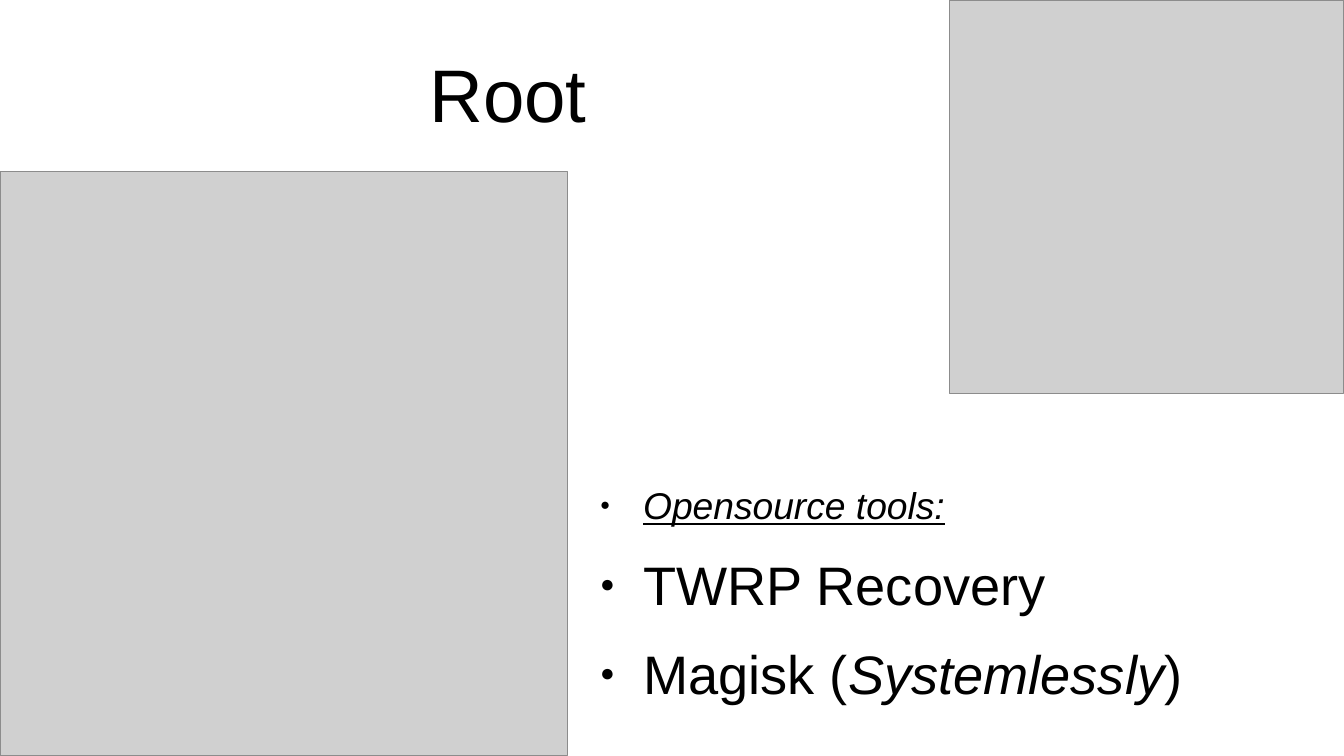
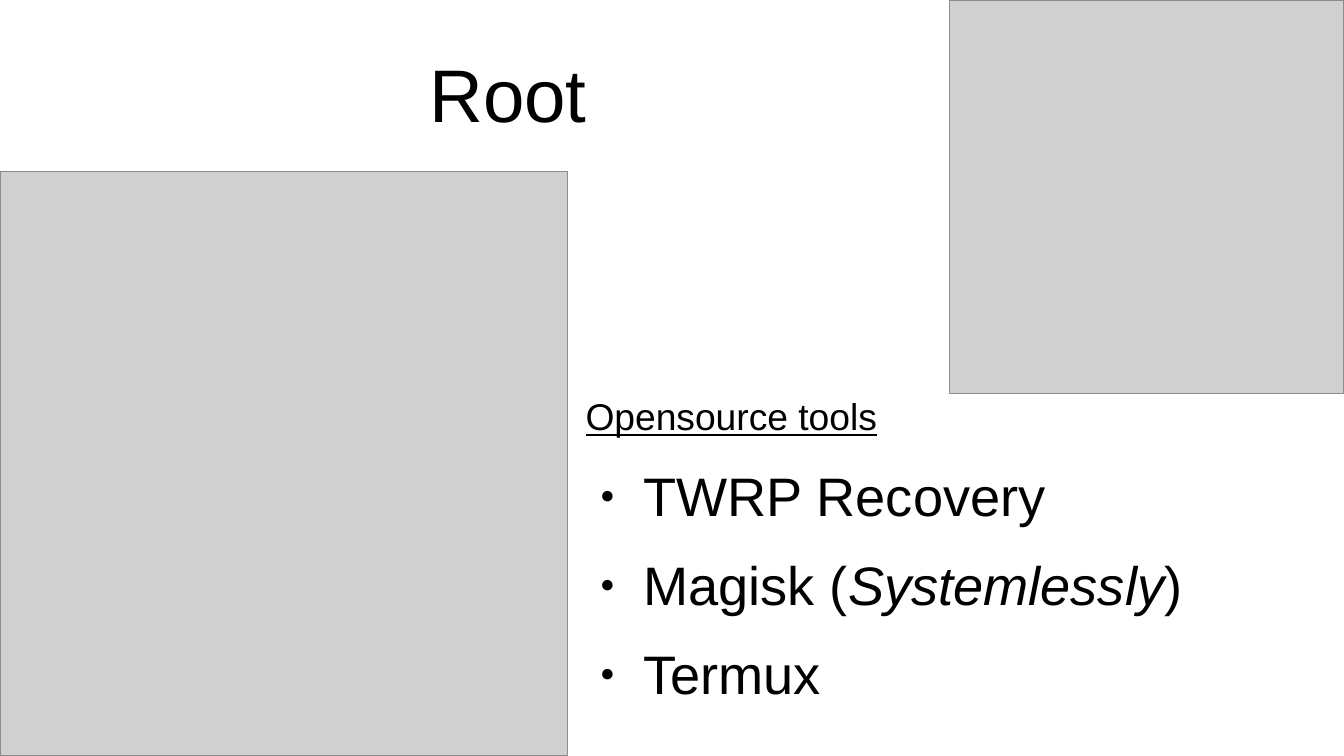
Before and after one commit to PranavBhattarai/Root-Android, a slide deck: slide 4 of My presentation.odp. Drawn at 1344x756 pixels with LibreOffice and Linux fonts; fonts in the diff are those of the drawing; grey boxes stand for pictures. Boxes give left, top, right and bottom in pixels: in the first picture for what was removed or moved away, otherwise in the second. Text is boxed around its words. In the diff, an @@ line names an element or a change of style, - is before the commit and + after.

```diff
--- a/My presentation.odp
+++ b/My presentation.odp
@@ text at [586, 403, 877, 438]: text changed; italic off @@
-● Opensource tools:
+Opensource tools
@@ text at [643, 656, 821, 695]: paragraph added @@
+● Termux
```
Also in this commit, not shown: 2 other slides changed.
